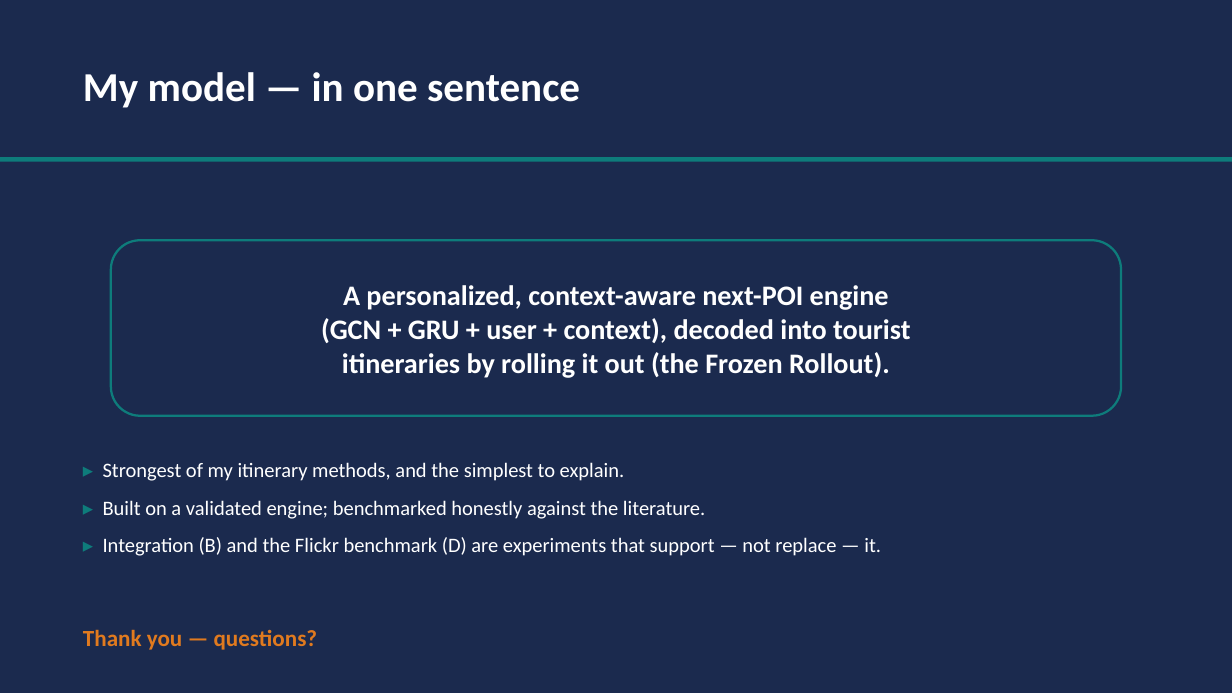
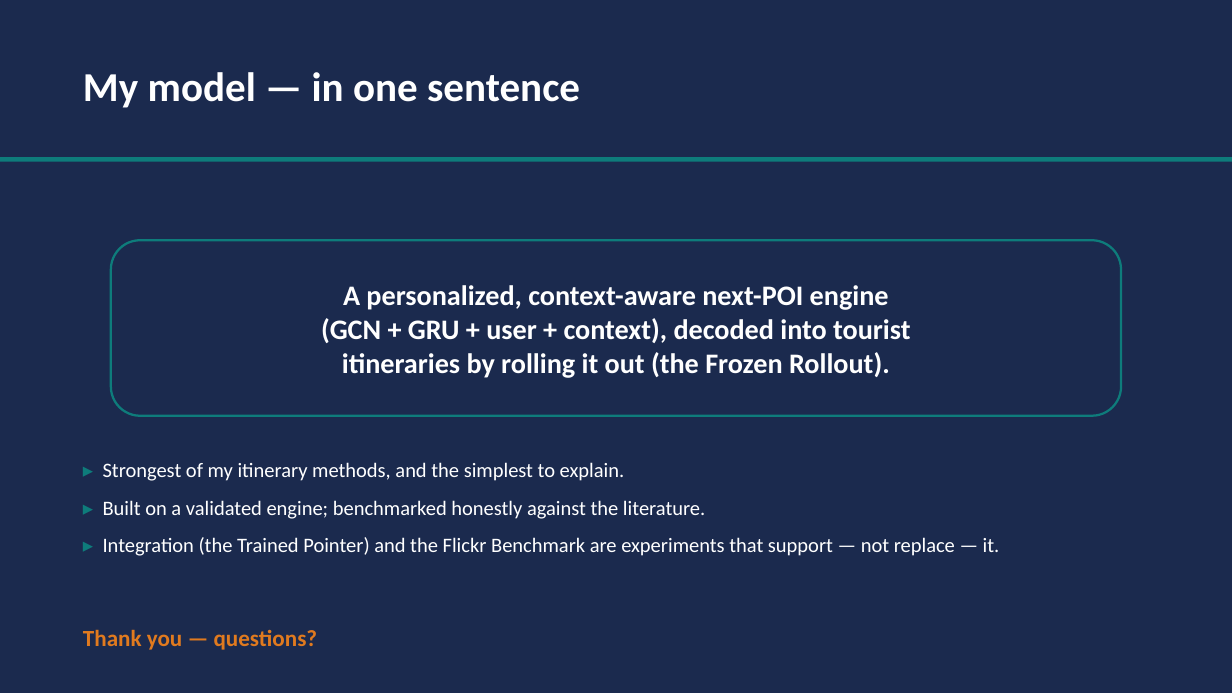
Before and after one commit to 6ym6n/PFE_IMPLEMTATION, a slide deck: slide 15 of presentation/strategy_d/model_slides.pptx. Drawn at 1232x693 pixels with LibreOffice and Linux fonts; fonts in the diff are those of the drawing. Boxes give left, top, right and bottom in pixels: in the first picture for what was removed or moved away, otherwise in the second. Text is boxed around its words. In the diff, an @@ line names an element or a change of style, - is before the commit and + after.

```diff
--- a/presentation/strategy_d/model_slides.pptx
+++ b/presentation/strategy_d/model_slides.pptx
@@ text at (103,537,1000,556): text changed @@
-▸ Integration (B) and the Flickr benchmark (D) are experiments that support — not replace — it.
+▸ Integration (the Trained Pointer) and the Flickr Benchmark are experiments that support — not replace — it.
```
Also in this commit, not shown: 6 other files.
